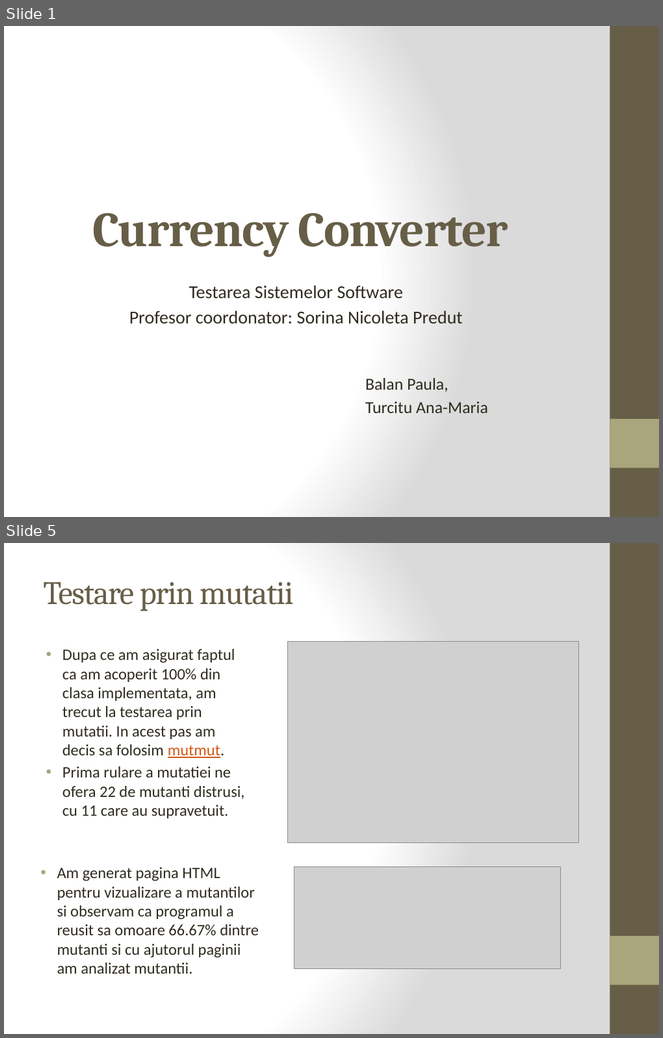
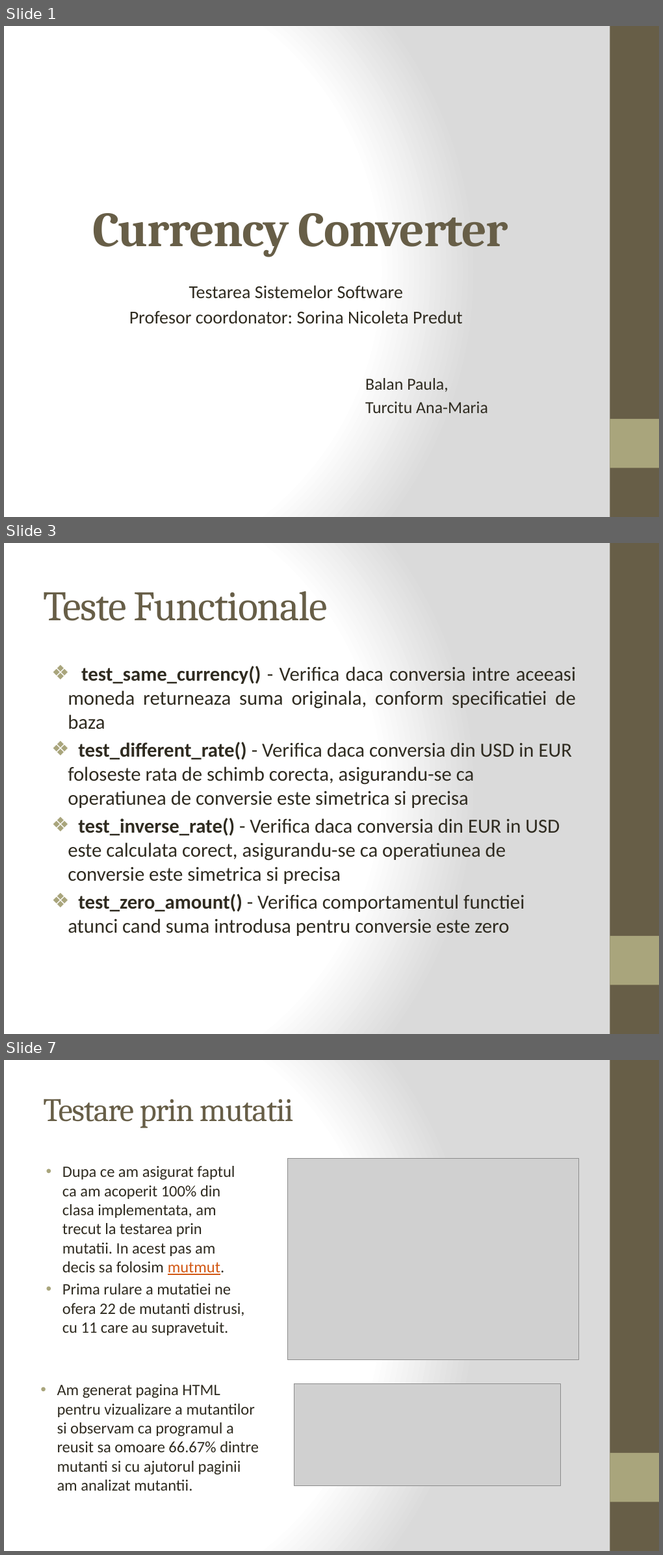
Before and after one commit to anaturcitu/CurrencyConverter, a slide deck: prezentare.pptx. Shown one above the other, each under a label of ours: slides 1 and 5 before the commit, slides 1, 3 and 7 after it; the slides between them are not shown. The pictures are 663x1038 and 663x1555 pixels, drawn with LibreOffice and Linux fonts; fonts in the diff are those of the drawing; grey boxes stand for pictures. Boxes give left, top, right and bottom in pixels: in the first picture for what was removed or moved away, otherwise in the second. Text is boxed around its words. In the diff, an @@ line names an element or a change of style, - is before the commit and + after.

```diff
--- a/prezentare.pptx
+++ b/prezentare.pptx
@@ slide 3 added at box(4, 543, 659, 1034), background gradient #FFFFFF to #DADADA; not listed: 2 template elements that a slide beside it also shows @@
@@ title added at box(43, 591, 328, 621), 46 pt, text #675E47 @@
+Teste Functionale
@@ text added at box(68, 666, 576, 936), 22 pt, text #2F2B20 @@
+❖ test_same_currency() - Verifica daca conversia intre aceeasi moneda returneaza suma originala, conform specificatiei de baza
+❖ test_different_rate() - Verifica daca conversia din USD in EUR foloseste rata de schimb corecta, asigurandu-se ca operatiunea de conversie este simetrica si precisa
+❖ test_inverse_rate() - Verifica daca conversia din EUR in USD este calculata corect, asigurandu-se ca operatiunea de conversie este simetrica si precisa
+❖ test_zero_amount() - Verifica comportamentul functiei atunci cand suma introdusa pentru conversie este zero
@@ what was slide 5 is now slide 7 @@
```
Also in this commit, not shown: 4 slides changed, 2 other slides added, 2 slides removed, 1 other file.
